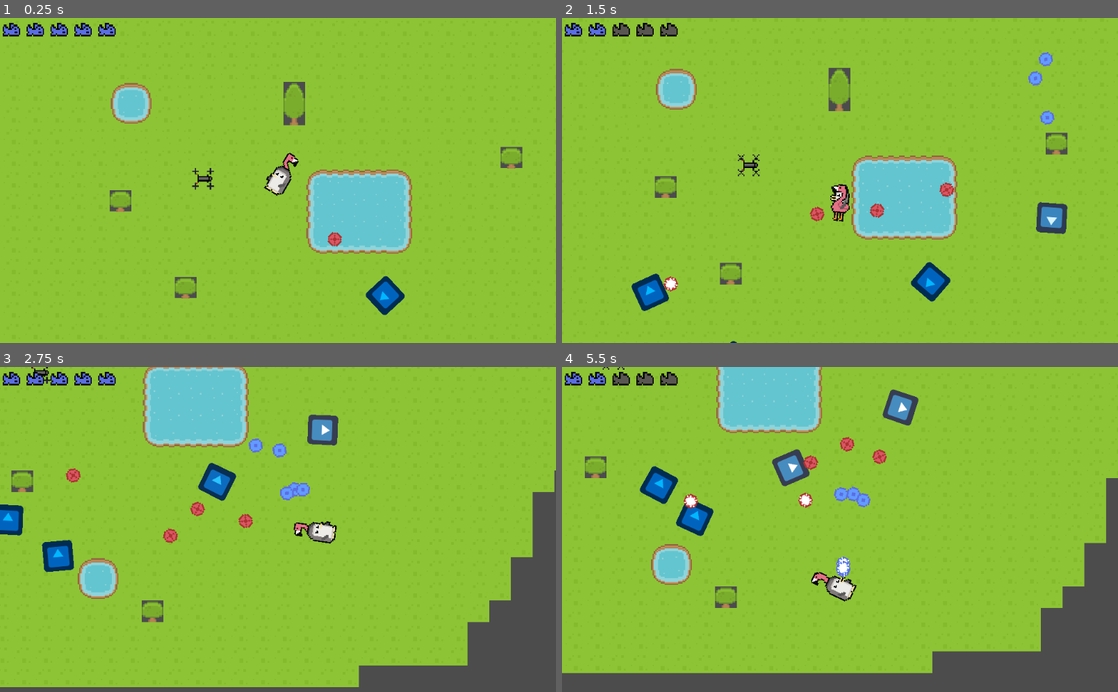
Above: before the commit, frames 1-4 (two rows, left to right).
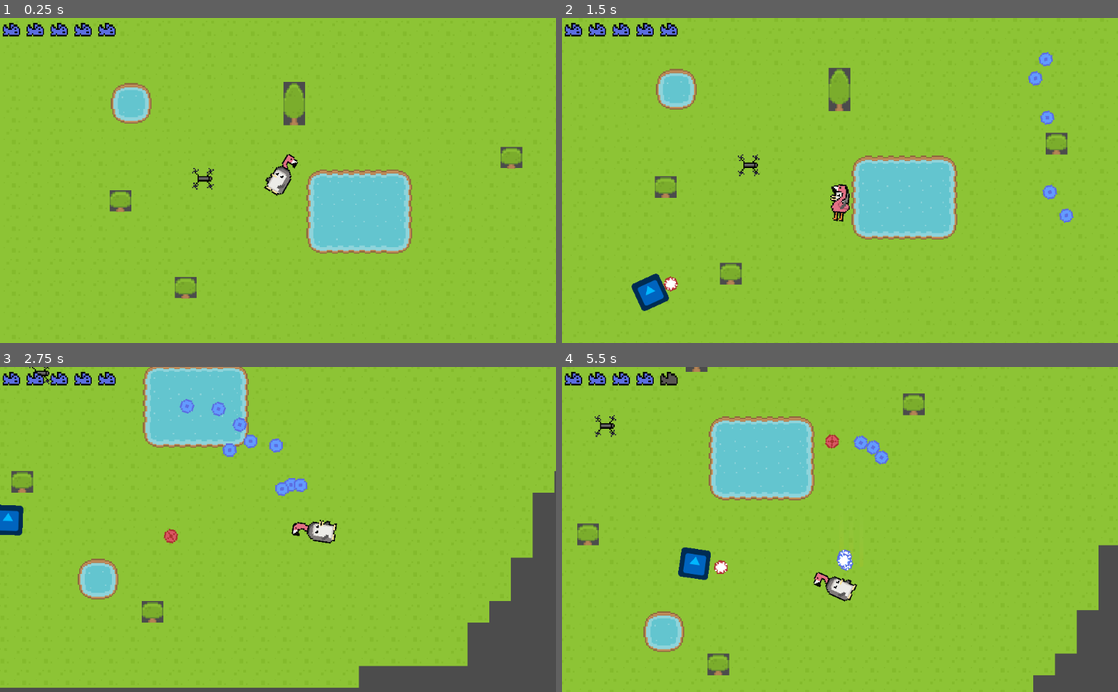
Above: after the commit, the same moments.

Repository: wladi0097/PenMingo
Game: Godot game, scene res://worlds/Debug.tscn
Same seed, same stepped clock (60 frames per second), same inputs: the game is played once before the commit and once after it. The engine's default icon, where the game draws it, is replaced by a stand-in: a white triangle on a blue panel in a dark square.
Inputs (mouse positions are in pixels of both pictures, inside the frame that each line leads up to):
- Up to frame 1 (0.25 s): no input
- Up to frame 2 (1.5 s): move the mouse to (962, 164) at 0.52 s; press the mouse at (962, 164) at 0.53 s; hold D (right) 0.53-1.28 s; right-click (962, 164) at 0.8 s; move the mouse to (728, 196) at 1.27 s; release the mouse at (728, 196) at 1.28 s; hold S (down) from 1.28 s (still down); right-click (728, 196) at 1.35 s
- Up to frame 3 (2.75 s): click (166, 545) at 1.55 s; move the mouse to (333, 458) at 2.02 s; release S (down) at 2.03 s; press the mouse at (333, 458) at 2.03 s; hold D (right) from 2.03 s (still down); right-click (333, 458) at 2.3 s
- Up to frame 4 (5.5 s): move the mouse to (812, 594) at 2.77 s; release D (right) at 2.78 s; release the mouse at (812, 594) at 2.78 s; hold W (up) 2.78-3.53 s; right-click (812, 594) at 2.85 s; click (812, 594) at 3.05 s; move the mouse to (1006, 578) at 3.52 s; press the mouse at (1006, 578) at 3.53 s; hold A (left) 3.53-5.03 s; right-click (1006, 578) at 3.8 s; move the mouse to (673, 480) at 4.27 s; release the mouse at (673, 480) at 4.28 s; right-click (673, 480) at 4.35 s; click (673, 480) at 4.55 s; move the mouse to (867, 529) at 5.02 s; press the mouse at (867, 529) at 5.03 s; hold S (down) from 5.03 s (still down); right-click (867, 529) at 5.3 s

The runs differ from the first frame. In frame 1, 0.7% of the frame differs, in the area x 34-73%, y 41-92%; in frame 2, 1.7%; in frame 3, 3.5%; in frame 4, 22%, in the area x 0-100%, y 0-100%.
Error in both runs: Invalid get index '0' (on base: 'PoolVector2Array'). (res://entities/SingleShotEnemy.gd:33)

Commit message:
improve das and refactor player code

Diff:
--- a/entities/Player.gd
+++ b/entities/Player.gd
@@ -9,29 +9,30 @@
 var penguinShotKnockback := 1
 var flamingoShotKnockback := 10
 var rng = RandomNumberGenerator.new()
-onready var penguinShotPosition := $penguinShot
 onready var regularBullet := preload("res://entities/Bullet.tscn")
 onready var sniperBullet := preload("res://entities/SniperBullet.tscn")
-onready var penguinShotTimer := $penguinShotTimer
-onready var flamingoShotTimer := $flamingoShotTimer
+onready var trail := preload("res://entities/Trail.tscn")
+
 onready var camera := $Camera2D
-onready var penguinShootLoopAudio := $penguinShootLoop
-onready var flamingoShootAudio := $flamingoShoot
 onready var animations := $AnimationPlayer
 onready var switchTimer := $switchTimer
-
+onready var switchTrail := $switchTrail
+onready var collision := $CollisionShape2D
+onready var penguinShotPosition := $penguinShot
+
+onready var penguinShootLoopAudio := $penguinShootLoop
+onready var penguinShotTimer := $penguinShotTimer
 onready var penguinIdle := $PenguinSprite/penguinIdle
 onready var penguinMove := $PenguinSprite/penguinMove
 onready var penguinAttack := $PenguinSprite/penguinAttack
 onready var penguinIdleBackpack := $PenguinSprite/penguinIdleBackpack
 onready var penguinSpriteCollection := $PenguinSprite
-onready var collision := $CollisionShape2D
-
+
+onready var flamingoShootAudio := $flamingoShoot
+onready var flamingoShotTimer := $flamingoShotTimer
 onready var flamingoIdle := $FlamingoSprite/flamingoIdle
 onready var flamingoMove := $FlamingoSprite/flamingoMove
 onready var flamingoSpriteCollection := $FlamingoSprite
-
-
 
 enum PlayerTypes {PENGUIN, FLAMINGO}
 var currentplayerType = PlayerTypes.PENGUIN
@@ -44,29 +45,15 @@
 
 func _process(delta):
 	movement()
-
-	if get_global_mouse_position().x < global_position.x:
-		penguinSpriteCollection.scale.y = -1
-		flamingoSpriteCollection.scale.y = -1
-		collision.position.y = 6
-	else:
-		penguinSpriteCollection.scale.y = 1
-		flamingoSpriteCollection.scale.y = 1
-		collision.position.y = -6
+	rotateSpriteAccoringToMouse()
 
 func _input(event):
 	if event.is_action_pressed("action"):
 		if currentplayerType == PlayerTypes.FLAMINGO:
 			flamingoShot()
 
-	if event.is_action_pressed("action2") && switchTimer.is_stopped():
-		switchTimer.start()
-		penguinShootLoopAudio.stop()
+	if event.is_action_pressed("action2"):
 		slide()
-		if currentplayerType == PlayerTypes.PENGUIN:
-			showFlamingoSettings()
-		else:
-			showPenguinSettings()
 
 func showPenguinSettings():
 	currentplayerType = PlayerTypes.PENGUIN
@@ -81,8 +68,15 @@
 	pass
 
 func slide():
-	animations.play("switch")
-	movement(15)
+	if switchTimer.is_stopped():
+		switchTimer.start()
+		penguinShootLoopAudio.stop()
+		if currentplayerType == PlayerTypes.PENGUIN:
+			showFlamingoSettings()
+		else:
+			showPenguinSettings()
+		animations.play("switch")
+		movement(15)
 
 func shootSingleBullet(bulletType, new_rotation, allowRandomShots = false):
 	var shootPositon = penguinShotPosition.global_position
@@ -122,6 +116,35 @@
 func movement(extraSpeed = 1):
 	var motion = Vector2()
 
+	handlePenguinShot()
+
+	if Input.is_action_pressed("up"):
+		motion.y -= 1
+	if Input.is_action_pressed("right"):
+		motion.x += 1
+	if Input.is_action_pressed("down"):
+		motion.y += 1
+	if Input.is_action_pressed("left"):
+		motion.x -= 1
+
+	var movementHappend = motion != Vector2()
+
+	switchMovementAnimation(movementHappend)
+	if movementHappend:
+		var trail_instance
+		if extraSpeed > 1:
+			trail_instance = trail.instance()
+			trail_instance.addPoint(position)
+
+		self.move_and_slide(motion * movementSpeed * extraSpeed)
+
+		if extraSpeed > 1:
+			trail_instance.addPoint(position)
+			get_tree().get_root().call_deferred("add_child", trail_instance)
+
+	self.look_at(get_global_mouse_position())
+
+func handlePenguinShot():
 	if currentplayerType == PlayerTypes.PENGUIN:
 		if Input.is_action_pressed("action"):
 			penguinAttack.visible = true
@@ -134,29 +157,27 @@
 				penguinShootLoopAudio.stop()
 			camera.set_offset(Vector2())
 
-	if Input.is_action_pressed("up"):
-		motion.y -= 1
-	if Input.is_action_pressed("right"):
-		motion.x += 1
-	if Input.is_action_pressed("down"):
-		motion.y += 1
-	if Input.is_action_pressed("left"):
-		motion.x -= 1
-
-	if motion == Vector2():
+func switchMovementAnimation(didMove):
+	if didMove:
+		penguinIdle.visible = false
+		penguinMove.visible = true
+		flamingoIdle.visible = false
+		flamingoMove.visible = true
+	else:
 		penguinIdle.visible = true
 		penguinMove.visible = false
 		flamingoIdle.visible = true
 		flamingoMove.visible = false
+
+func rotateSpriteAccoringToMouse():
+	if get_global_mouse_position().x < global_position.x:
+		penguinSpriteCollection.scale.y = -1
+		flamingoSpriteCollection.scale.y = -1
+		collision.position.y = 6
 	else:
-		penguinIdle.visible = false
-		penguinMove.visible = true
-		flamingoIdle.visible = false
-		flamingoMove.visible = true
-		self.move_and_slide(motion * movementSpeed * extraSpeed)
-
-#	if !animations.has_playing("slide"):
-	self.look_at(get_global_mouse_position())
+		penguinSpriteCollection.scale.y = 1
+		flamingoSpriteCollection.scale.y = 1
+		collision.position.y = -6
 
 func hit(body, dmg):
 	currentHp -= 1
@@ -164,7 +185,6 @@
 
 	if currentHp == 0:
 		die()
-
 
 func die():
 	currentHp = maxHp
--- a/entities/Player.tscn
+++ b/entities/Player.tscn
@@ -176,6 +176,7 @@
 [node name="flamingoIdle" type="AnimatedSprite" parent="FlamingoSprite"]
 position = Vector2( 0, -6 )
 frames = SubResource( 19 )
+frame = 1
 playing = true
 
 [node name="flamingoAttack" type="Sprite" parent="FlamingoSprite"]
@@ -188,26 +189,22 @@
 visible = false
 position = Vector2( 0, -6 )
 frames = SubResource( 13 )
-frame = 1
 playing = true
 
 [node name="penguinIdle" type="AnimatedSprite" parent="PenguinSprite"]
 position = Vector2( -5.36442e-07, -6 )
 frames = SubResource( 7 )
-frame = 1
 playing = true
 
 [node name="penguinAttack" type="AnimatedSprite" parent="PenguinSprite"]
 visible = false
 position = Vector2( 0, -6 )
 frames = SubResource( 16 )
-frame = 1
 playing = true
 
 [node name="penguinIdleBackpack" type="AnimatedSprite" parent="PenguinSprite"]
 position = Vector2( 0, -6 )
 frames = SubResource( 10 )
-frame = 1
 playing = true
 
 [node name="penguinShot" type="Position2D" parent="."]
--- a/entities/RunnerEnemy.tscn
+++ b/entities/RunnerEnemy.tscn
@@ -34,7 +34,7 @@
 
 [node name="AnimatedSprite" type="AnimatedSprite" parent="."]
 frames = SubResource( 5 )
-frame = 1
+frame = 2
 playing = true
 
 [node name="CollisionShape2D" type="CollisionShape2D" parent="."]
--- /dev/null
+++ b/entities/Trail.gd
@@ -0,0 +1,19 @@
+extends Node2D
+
+onready var line1 := $Line2D1
+onready var line2 := $Line2D2
+onready var line3 := $Line2D3
+onready var animations := $AnimationPlayer
+var points = []
+
+func _ready():
+	line1.points = points
+	line2.points = [points[0] * 1.05, points[1] * 1.05]
+	line3.points = [points[0] * 1.1, points[1] * 1.1]
+	animations.play("fade")
+
+func addPoint(position: Vector2):
+	points.append(position)
+
+func _on_destroyTimer_timeout():
+	queue_free()
--- /dev/null
+++ b/entities/Trail.tscn
@@ -0,0 +1,85 @@
+[gd_scene load_steps=4 format=2]
+
+[ext_resource path="res://entities/Trail.gd" type="Script" id=1]
+
+[sub_resource type="Gradient" id=1]
+offsets = PoolRealArray( 0.0220994, 1 )
+colors = PoolColorArray( 1, 1, 1, 0, 1, 0.703125, 0, 1 )
+
+[sub_resource type="Animation" id=2]
+resource_name = "fade"
+length = 0.2
+tracks/0/type = "value"
+tracks/0/path = NodePath("Line2D1:modulate")
+tracks/0/interp = 1
+tracks/0/loop_wrap = true
+tracks/0/imported = false
+tracks/0/enabled = true
+tracks/0/keys = {
+"times": PoolRealArray( 0, 0.2 ),
+"transitions": PoolRealArray( 1, 1 ),
+"update": 0,
+"values": [ Color( 1, 1, 1, 1 ), Color( 1, 1, 1, 0 ) ]
+}
+tracks/1/type = "value"
+tracks/1/path = NodePath("Line2D2:modulate")
+tracks/1/interp = 1
+tracks/1/loop_wrap = true
+tracks/1/imported = false
+tracks/1/enabled = true
+tracks/1/keys = {
+"times": PoolRealArray( 0, 0.2 ),
+"transitions": PoolRealArray( 1, 1 ),
+"update": 0,
+"values": [ Color( 1, 1, 1, 1 ), Color( 1, 1, 1, 0 ) ]
+}
+tracks/2/type = "value"
+tracks/2/path = NodePath("Line2D3:modulate")
+tracks/2/interp = 1
+tracks/2/loop_wrap = true
+tracks/2/imported = false
+tracks/2/enabled = true
+tracks/2/keys = {
+"times": PoolRealArray( 0, 0.2 ),
+"transitions": PoolRealArray( 1, 1 ),
+"update": 0,
+"values": [ Color( 1, 1, 1, 1 ), Color( 1, 1, 1, 0 ) ]
+}
+
+[node name="Trail" type="Node2D"]
+script = ExtResource( 1 )
+
+[node name="Line2D1" type="Line2D" parent="."]
+points = PoolVector2Array( 0, 0, 30, 10 )
+width = 3.0
+default_color = Color( 1, 1, 1, 1 )
+gradient = SubResource( 1 )
+texture_mode = 2
+begin_cap_mode = 2
+end_cap_mode = 2
+
+[node name="Line2D2" type="Line2D" parent="."]
+points = PoolVector2Array( 0, 0, 30, 10 )
+width = 3.0
+default_color = Color( 1, 1, 1, 1 )
+gradient = SubResource( 1 )
+texture_mode = 2
+begin_cap_mode = 2
+end_cap_mode = 2
+
+[node name="Line2D3" type="Line2D" parent="."]
+points = PoolVector2Array( 0, 0, 30, 10 )
+width = 3.0
+default_color = Color( 1, 1, 1, 1 )
+gradient = SubResource( 1 )
+texture_mode = 2
+begin_cap_mode = 2
+end_cap_mode = 2
+
+[node name="destroyTimer" type="Timer" parent="."]
+wait_time = 0.2
+
+[node name="AnimationPlayer" type="AnimationPlayer" parent="."]
+anims/fade = SubResource( 2 )
+
+[connection signal="timeout" from="destroyTimer" to="." method="_on_destroyTimer_timeout"]
--- a/worlds/Debug.tscn
+++ b/worlds/Debug.tscn
@@ -29,21 +29,12 @@
 [node name="Player" parent="Navigation2D" instance=ExtResource( 2 )]
 position = Vector2( 28, 25 )
 
-[node name="singleshotenemy" parent="Navigation2D" instance=ExtResource( 3 )]
-position = Vector2( 107, 110 )
-
-[node name="singleshotenemy2" parent="Navigation2D" instance=ExtResource( 3 )]
-position = Vector2( 308, 66 )
-
-[node name="singleshotenemy3" parent="Navigation2D" instance=ExtResource( 3 )]
-position = Vector2( -40, 201 )
-
 [node name="singleshotenemy4" parent="Navigation2D" instance=ExtResource( 3 )]
 position = Vector2( -244, 131 )
+
+[node name="drone" parent="Navigation2D" instance=ExtResource( 5 )]
+position = Vector2( -27, 24 )
 
 [node name="AudioStreamPlayer" type="AudioStreamPlayer" parent="."]
 stream = ExtResource( 4 )
 volume_db = -5.0
-
-[node name="Node2D" parent="." instance=ExtResource( 5 )]
-position = Vector2( -27, 24 )
